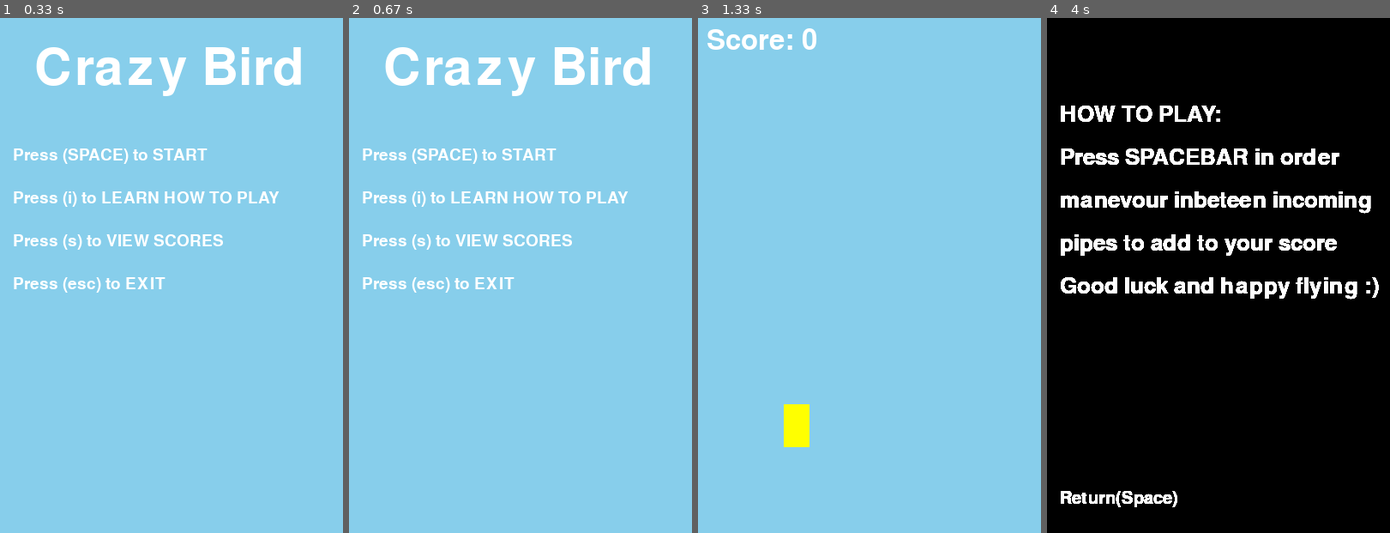
Above: before the commit, frames 1-4 (left to right).
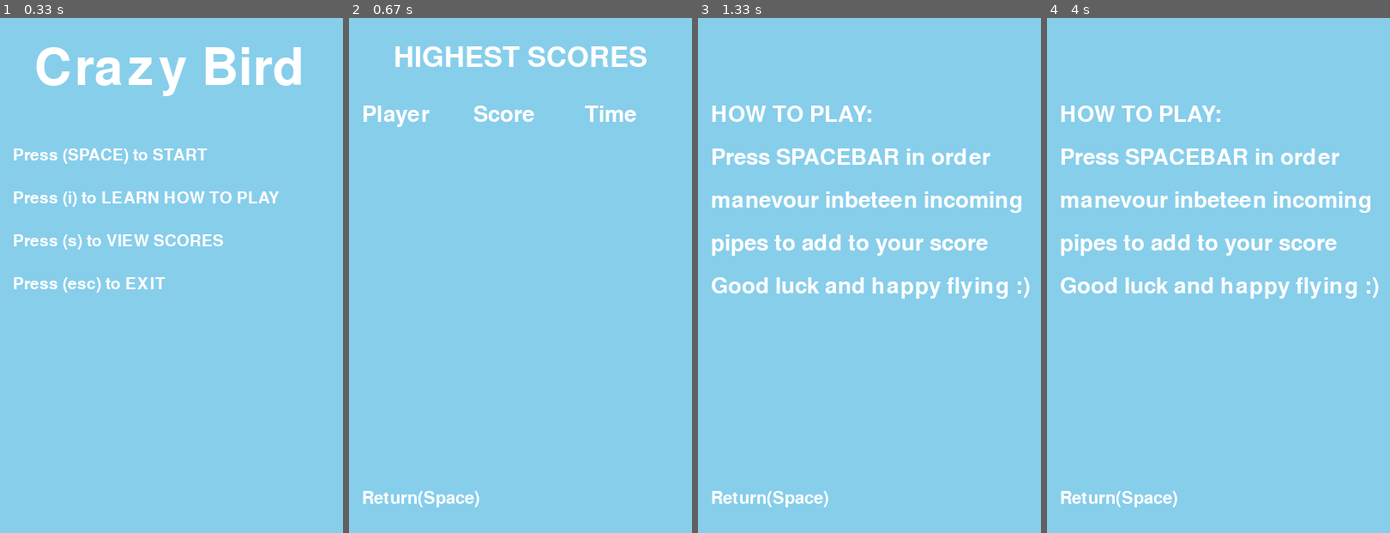
Above: after the commit, the same moments.

Repository: 1Takesimz/py.game-CrazyBird
Game: pygame game, started from CrazyBird/functionScripts/CrazyBird.py
The game is run twice, just before and just after one commit, with the same random seed, the same clock (stepped at 60 frames per second) and the same inputs.
Inputs:
- Up to frame 1 (0.33 s): no input
- Up to frame 2 (0.67 s): tap S at 0.33 s
- Up to frame 3 (1.33 s): tap Space at 0.67 s; tap I at 1 s
- Up to frame 4 (4 s): tap Space at 1.4, 1.7, 1.9, 2.23, 2.53, 2.73, 3.03 s; tap I at 1.98, 3.72 s; tap S at 2.32 s; tap X at 3.23, 3.63 s

Frame 1 is identical in both runs. In frame 2, 6.9% of the frame differs, in the area x 4-88%, y 5-95%; in frame 3, 7.2%; in frame 4, 96%, in the area x 0-100%, y 0-100%.

Commit message:
feat: working on score saving and displaying to the sql database
- tweaked the ending text for saving score to convey to the user they will return to main menu
- in database confiq, added functionality to the display DB
- in database config, added functionality to save to DB
- in scorebaord py, layed the foundation of what my score table would look like in terms of headers and generaql table layout
- (bug) - noticed that my instructions.py didnt have a background color so i have implemented code to have a background thats consistent with the other scripts

Diff:
--- a/CrazyBird/functionScripts/CrazyBird.py
+++ b/CrazyBird/functionScripts/CrazyBird.py
@@ -8,7 +8,7 @@
     logging.info("Instructions module imported successfully.")
     import GameplaySession
     logging.info("GameplaySession module imported successfully.")
-    import ScoreBoard
+    from ScoreBoard import Show
     logging.info("ScoreBoard module imported successfully.")
 except Exception as Arguement:
     logging.exception("Error importing module(s). Please ensure the path is correct.")
@@ -52,8 +52,8 @@
                 logging.info("Displaying instructions.")
                 Instructions.explain("Instuctions")
             elif event.key == pygame.K_s:
-                #PLACEHOLDER FOR SCORE FUNCTIONALITY
-                logging.info("Score functionality not implemented yet.")
+                logging.info("Scores being displayed.")
+                Show()
             elif event.key == pygame.K_SPACE:
                 logging.info("Start game functionality not implemented yet.")
                 GameplaySession.Play()
--- a/CrazyBird/functionScripts/GameplaySession.py
+++ b/CrazyBird/functionScripts/GameplaySession.py
@@ -156,7 +156,7 @@
         "GAMEOVER" : font.render("GAME OVER", True, (255, 255, 255)),
         "GameOver_Exit": font.render("Press X to exit", True, (255, 255, 255)),
         "GameOver_Restart": font.render("Press R to restart", True, (255, 255, 255)),
-        "GameOver_Save_Score": font.render("Press S to save score now", True, (255, 255, 255))
+        "GameOver_Save_Score": font.render("Press S to save score and exit", True, (255, 255, 255))
         }
             score_text = font.render(f"Final Score: {int(score)}", True, (255, 255, 255))
             screen.blit(score_text, (50, SCREEN_HEIGHT // 2 + 50))
--- a/CrazyBird/functionScripts/Instructions.py
+++ b/CrazyBird/functionScripts/Instructions.py
@@ -22,8 +22,11 @@
 
     font2 = pygame.font.SysFont(None, 30)
     returnHome = font2.render("Return(Space)",True, (255, 255, 255))
+
+    SKY_BLUE = (135, 206, 235)
     InstructionRunning = True
     while InstructionRunning:
+        screen.fill(SKY_BLUE)
         y_offset = 100
         x_offset = 15
         screen.blit(instructionText["Title"], (x_offset, y_offset))
--- a/CrazyBird/functionScripts/ScoreBoard.py
+++ b/CrazyBird/functionScripts/ScoreBoard.py
@@ -1,10 +1,80 @@
-import pygame  # type: ignore
+import pygame
+import sys
+import os
 
-def ScoreBoard():
+current_dir = os.path.dirname(os.path.abspath(__file__))
+database_path = os.path.join(os.path.dirname(current_dir), 'scoreDatabase')
+
+sys.path.append(database_path)
+
+import databaseConfig
+
+def Show():
+    databaseConfig.DB_initialization()
     if not pygame.get_init():
         pygame.init()
 
     SCREEN_WIDTH = 400
     SCREEN_HEIGHT = 600
-    screen = pygame.display.set_mode((SCREEN_WIDTH,SCREEN_HEIGHT))
+    screen = pygame.display.set_mode((SCREEN_WIDTH, SCREEN_HEIGHT))
     pygame.display.set_caption("Crazy Bird")
+
+    font = pygame.font.SysFont(None, 48)
+    title = font.render("HIGHEST SCORES", True, (255, 255, 255))
+    font1 = pygame.font.SysFont(None, 38)
+    font2 = pygame.font.SysFont(None, 30)
+
+    returnHome = font2.render("Return(Space)", True, (255, 255, 255))
+
+    scores = databaseConfig.DB_show_scores()
+
+    BLUE_SKY = (135, 206, 235)
+    ScoreRunning = True
+    while ScoreRunning:
+        screen.fill(BLUE_SKY)
+
+        y_offset = 30
+        x_offset = 15
+
+        screen.blit(title, (SCREEN_WIDTH // 2 - title.get_width() // 2, y_offset))
+        y_offset += 70
+
+        headers = ["Player", "Score", "Time"]
+        for i, header in enumerate(headers):
+            header_text = font1.render(header, True, (255, 255, 255))
+            screen.blit(header_text, (x_offset + (i * 130), y_offset))
+        y_offset += 40
+
+        for i, score in enumerate(scores):
+            if i >= 8:
+                break
+
+            player_id = score[0] if len(score[0]) <= 10 else score[0][:8] + "..."
+            player_text = font2.render(player_id, True, (255, 255, 255))
+            screen.blit(player_text, (x_offset, y_offset))
+
+            score_text = font2.render(str(score[1]), True, (255, 255, 255))
+            screen.blit(score_text, (x_offset + 130, y_offset))
+
+            time_str = str(score[2])
+            if " " in time_str:
+                time_str = time_str.split()[1]
+                time_str = time_str.rsplit(':', 1)[0]
+
+            time_text = font2.render(time_str, True, (255, 255, 255))
+            screen.blit(time_text, (x_offset + 260, y_offset))
+
+            y_offset += 40
+
+        screen.blit(returnHome, (x_offset, SCREEN_HEIGHT - 50))
+
+        pygame.display.update()
+
+        for event in pygame.event.get():
+            if event.type == pygame.QUIT:
+                ScoreRunning = False
+                pygame.quit()
+                sys.exit()
+            if event.type == pygame.KEYDOWN:
+                if event.key == pygame.K_SPACE:
+                    ScoreRunning = False
--- a/CrazyBird/scoreDatabase/databaseConfig.py
+++ b/CrazyBird/scoreDatabase/databaseConfig.py
@@ -7,15 +7,31 @@
     c.execute('''CREATE TABLE IF NOT EXISTS Scoreboard(
                     playerID TEXT PRIMARY KEY,
                     Score INTEGER NOT NULL,
-                    date DATE NOT NULL DEFAULT (datetime('now','localtime')),)''')
+                    date DATE NOT NULL DEFAULT (datetime('now','localtime')))''')
     conn.commit()
     conn.close()
 
-def DB_socre_saving():
+def DB_score_saving(self, player_ID, score):
 
     conn = sqlite3.connect('highScores.db')
     c = conn.cursor()
-    # need to config how to get playerID and Score from user before saving
-    #
+    c.execute("INSERT OR REPLACE INTO Scoreboard (playerID, Score, date) VALUES (?, ?, datetime('now','localtime'))",
+              (player_ID, score))
     conn.commit()
     conn.close()
+
+def DB_show_scores():
+    conn = sqlite3.connect('highScores.db')
+    c = conn.cursor()
+    c.execute("SELECT * FROM Scoreboard ORDER BY Score DESC LIMIT 10")
+    scores = c.fetchall()
+    conn.close()
+    return scores
+
+def DB_show_Highest_score():
+    conn = sqlite3.connect('highScores.db')
+    c = conn.cursor()
+    c.execute("SELECT MAX(Score) FROM Scoreboard")
+    highest_score = c.fetchone()
+    conn.close()
+    return highest_score[0] if highest_score else None
Binary file added: highScores.db
